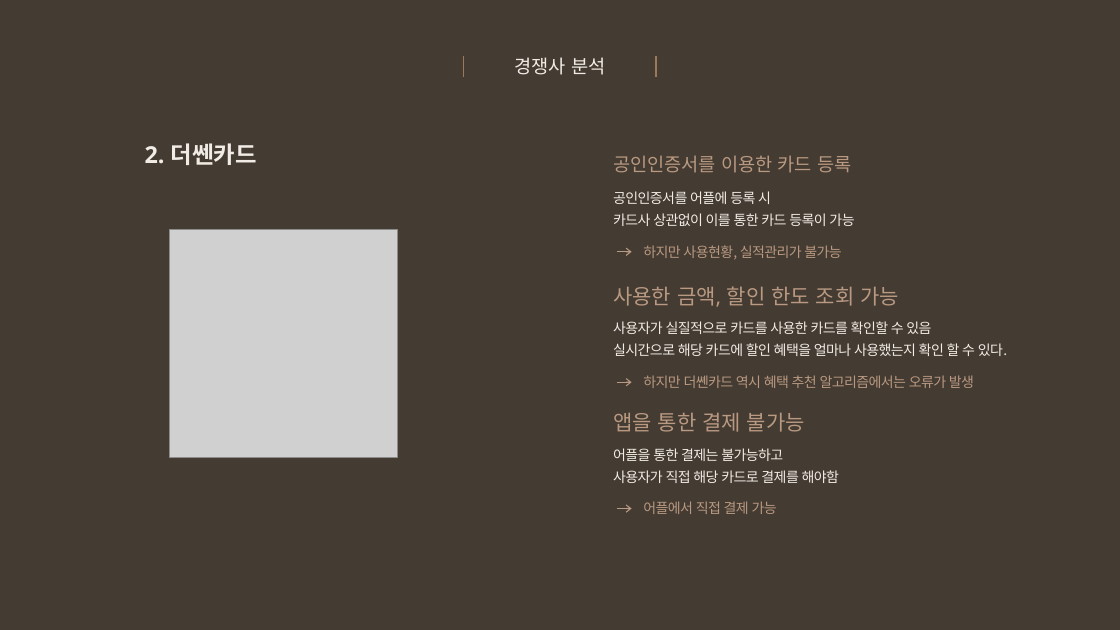
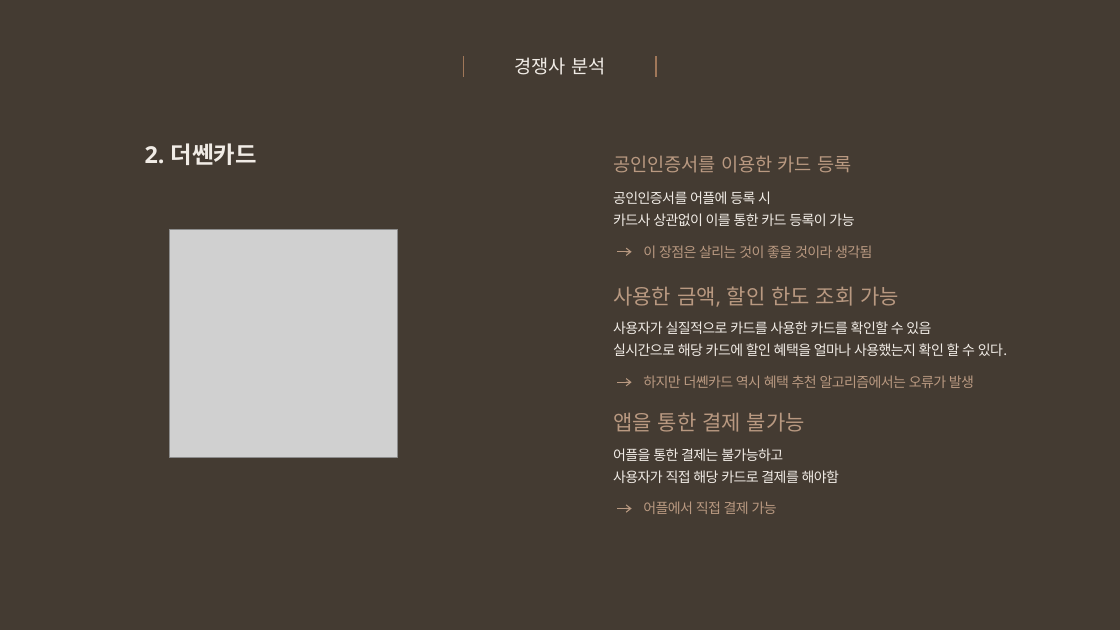
Before and after one commit to snr1229/Content_designing_Presentations, a slide deck: slide 16 of 사업계획서/Week8/EWon_중간고사대체 발표자료.pptx. Drawn at 1120x630 pixels with LibreOffice and Linux fonts; fonts in the diff are those of the drawing; grey boxes stand for pictures. Boxes give left, top, right and bottom in pixels: in the first picture for what was removed or moved away, otherwise in the second. Text is boxed around its words. In the diff, an @@ line names an element or a change of style, - is before the commit and + after.

```diff
--- a/사업계획서/Week8/EWon_중간고사대체 발표자료.pptx
+++ b/사업계획서/Week8/EWon_중간고사대체 발표자료.pptx
@@ text at (643,245,872,258): text changed @@
-하지만 사용현황, 실적관리가 불가능
+이 장점은 살리는 것이 좋을 것이라 생각됨
```
Also in this commit, not shown: 1 other slide changed, 3 other files.
